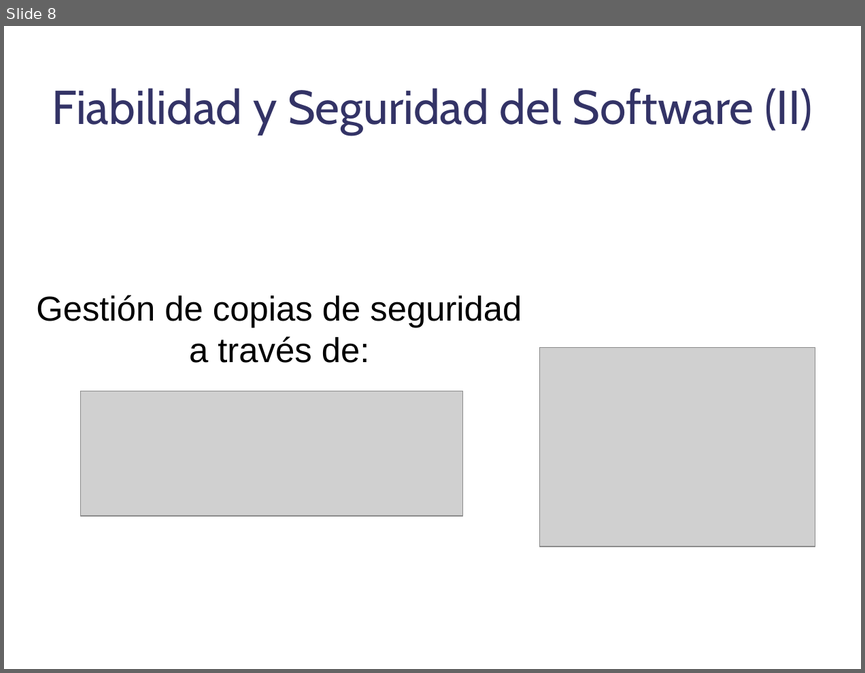
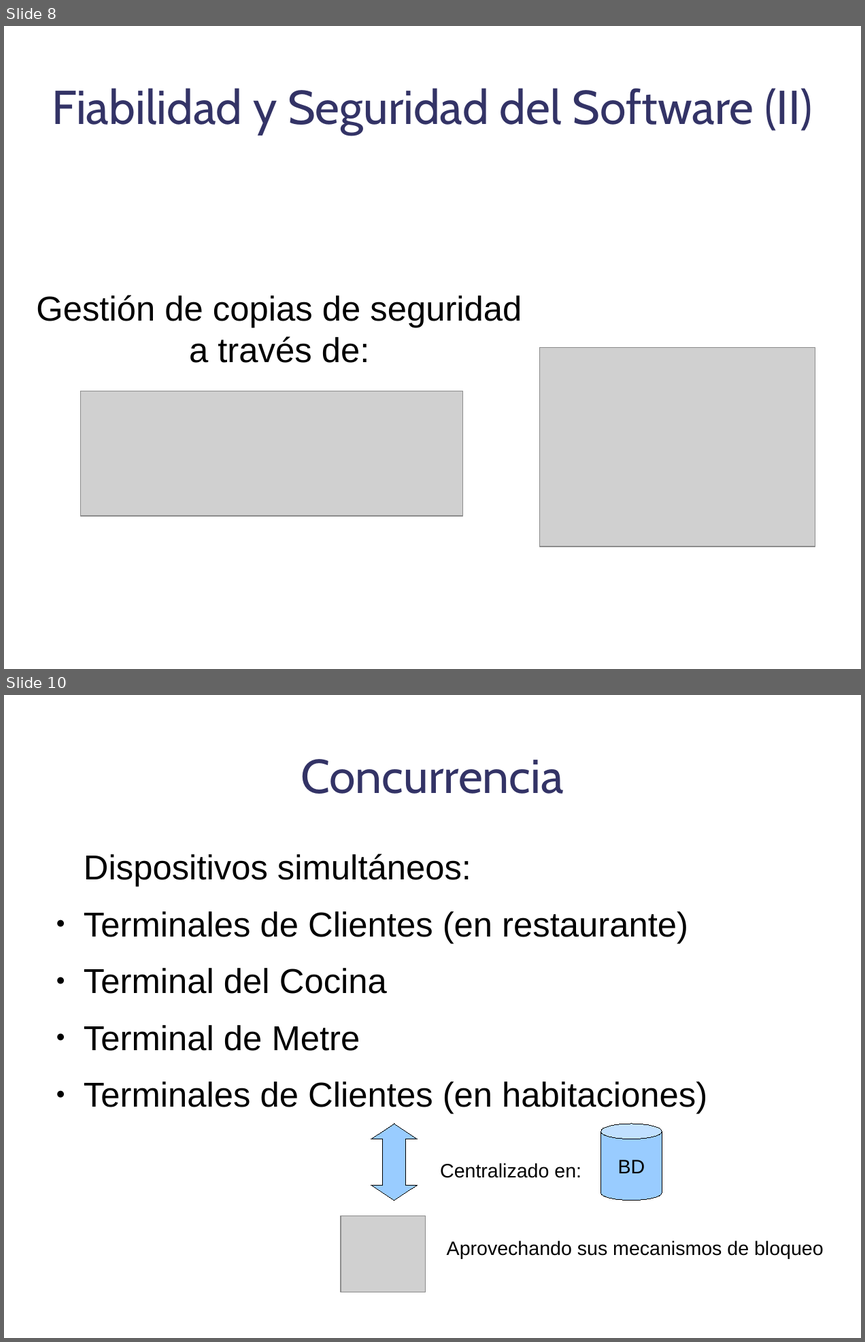
Before and after one commit to danoco78/touchteam, a slide deck: 3_iteracion/Planificacion/Presentacion Final.odp. Shown one above the other, each under a label of ours: slide 8 before the commit, slides 8 and 10 after it; the slides between them are not shown. The pictures are 865x673 and 865x1342 pixels, drawn with LibreOffice and Linux fonts; fonts in the diff are those of the drawing; grey boxes stand for pictures; background and template pictures are left out. Boxes give left, top, right and bottom in pixels: in the first picture for what was removed or moved away, otherwise in the second. Text is boxed around its words. In the diff, an @@ line names an element or a change of style, - is before the commit and + after.

```diff
--- a/3_iteracion/Planificacion/Presentacion Final.odp
+++ b/3_iteracion/Planificacion/Presentacion Final.odp
@@ slide 10 added at [4,695,861,1338], background picture (left out) @@
@@ title added at [300,759,564,794], 44 pt, text #333366 @@
+Concurrencia
@@ text added at [84,853,707,1114], 32 pt, text #000000 @@
+Dispositivos simultáneos:
+● Terminales de Clientes (en restaurante)
+● Terminal del Cocina
+● Terminal de Metre
+● Terminales de Clientes (en habitaciones)
@@ up down arrow added at [371,1123,417,1200], fill #99CCFF, outline #000000 0 pt @@
@@ cylinder added at [601,1123,662,1200], fill #99CCFF, outline #000000 0 pt, 18 pt, text #000000 @@
+BD
@@ text added at [440,1163,581,1178], 18 pt, text #000000 @@
+Centralizado en:
@@ picture added at [341,1216,426,1292] @@
@@ text added at [447,1240,823,1259], 18 pt, text #000000 @@
+Aprovechando sus mecanismos de bloqueo
```
Also in this commit, not shown: 6 other slides added.
